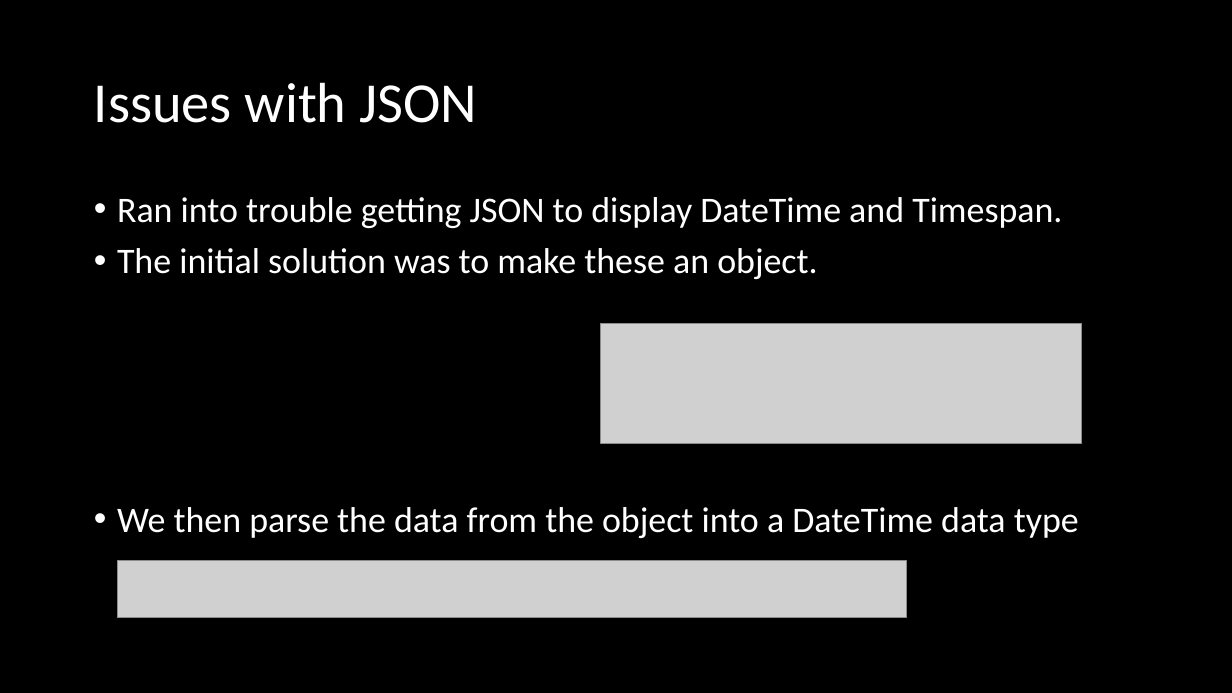
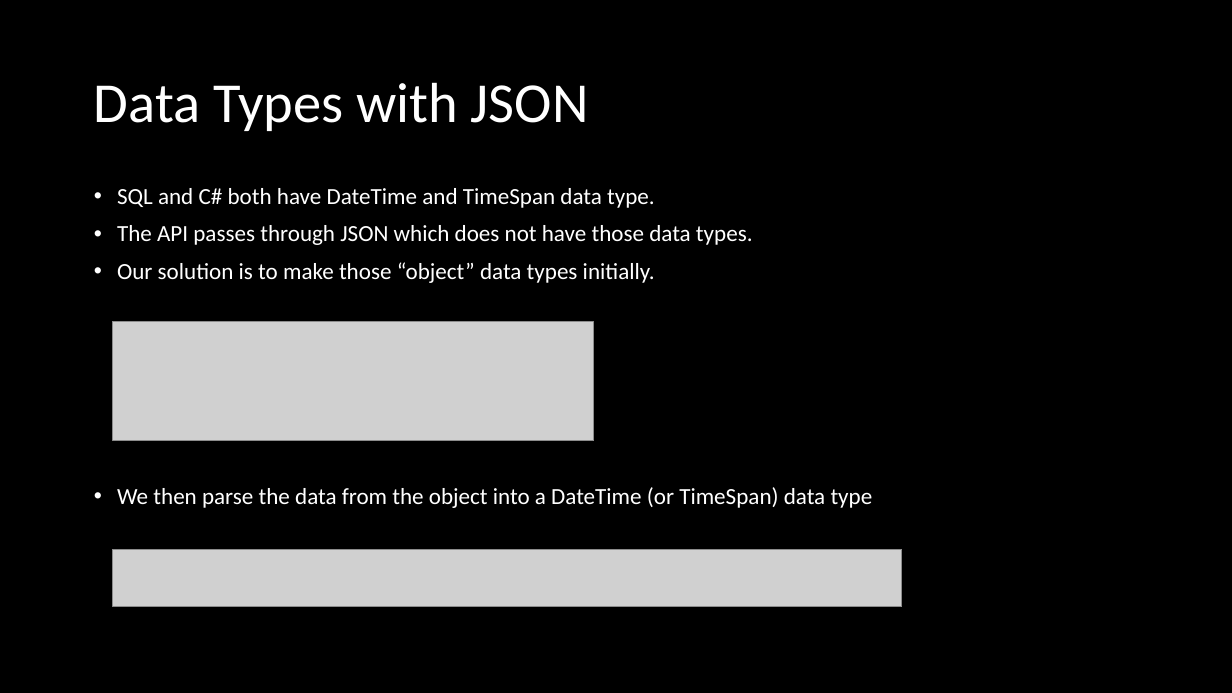
Before and after one commit to Luke4Parker/ReservationSystem, a slide deck: slide 6 of ReservationSystem/ReservationSystem/Reservation System.pptx (slide 5 before the commit). Drawn at 1232x693 pixels with LibreOffice and Linux fonts; fonts in the diff are those of the drawing; grey boxes stand for pictures; background and template pictures are left out. Boxes give left, top, right and bottom in pixels: in the first picture for what was removed or moved away, otherwise in the second. Text is boxed around its words. In the diff, an @@ line names an element or a change of style, - is before the commit and + after.

```diff
--- a/ReservationSystem/ReservationSystem/Reservation System.pptx
+++ b/ReservationSystem/ReservationSystem/Reservation System.pptx
@@ title at bbox=[94, 82, 589, 131]: text changed @@
-Issues with JSON
+Data Types with JSON
@@ text at bbox=[117, 188, 873, 508]: text changed; size 28 to 18 pt @@
-• Ran into trouble getting JSON to display DateTime and Timespan.
-• The initial solution was to make these an object.
-• We then parse the data from the object into a DateTime data type
+• SQL and C# both have DateTime and TimeSpan data type.
+• The API passes through JSON which does not have those data types.
+• Our solution is to make those “object” data types initially.
+• We then parse the data from the object into a DateTime (or TimeSpan) data type
@@ picture: place and size @@
-picture at bbox=[601, 324, 1082, 444]
+picture at bbox=[113, 322, 594, 441]
@@ picture: place and size @@
-picture at bbox=[117, 560, 907, 618]
+picture at bbox=[113, 549, 902, 607]
```
Also in this commit, not shown: 11 other slides changed, 2 slides added, 1 slide removed, 4 other files.
